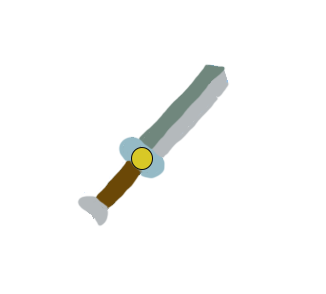
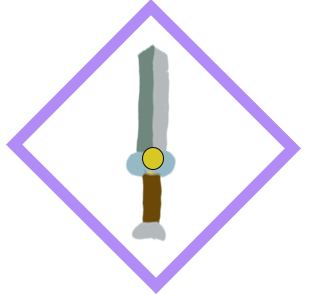
Layered file, before and after one edit (326x294). Changes by layer:
added layer "Rectangle 1" above "Ellipse 1" over bbox(6, 0, 301, 294)
painted on "Ellipse 1" over bbox(131, 147, 164, 170)
painted on "Layer 3" over bbox(77, 44, 230, 242)
